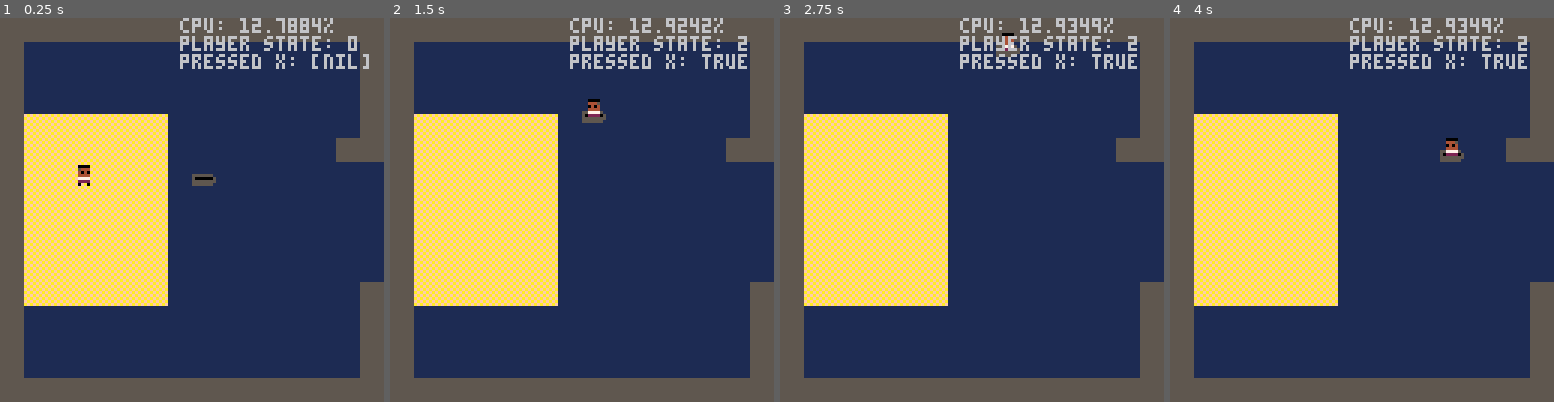
Above: before the commit, frames 1-4 (left to right).
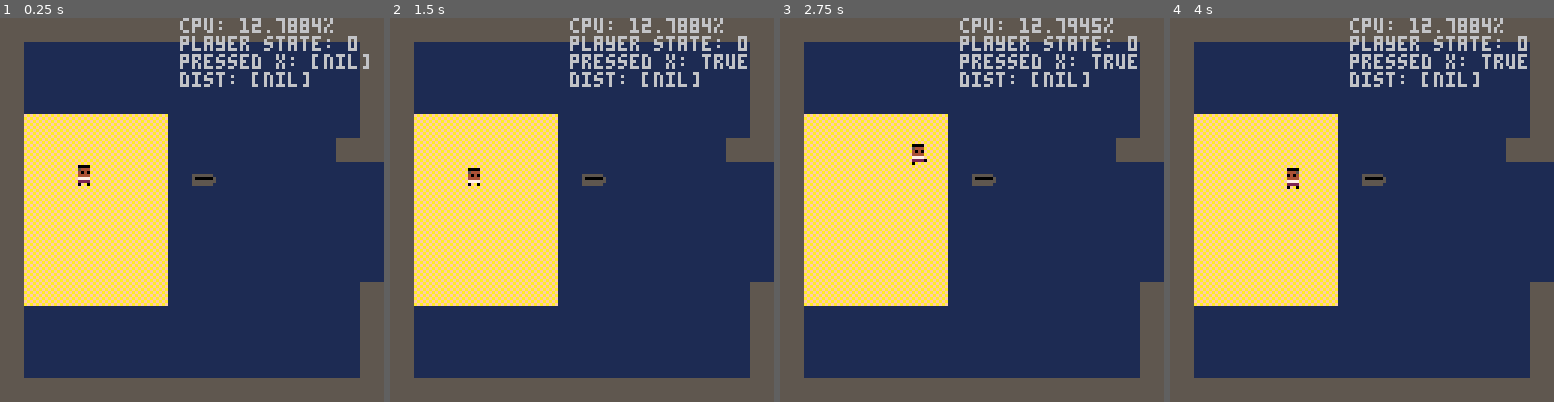
Above: after the commit, the same moments.

Repository: frojo/pico8
Game: PICO-8 cartridge carts/adventure.p8
Two runs of this game, one before a commit and one after it. Both use one fixed random seed, a clock stepped at 60 frames per second and the inputs below.
Inputs:
- Up to frame 1 (0.25 s): no input
- Up to frame 2 (1.5 s): tap X (X key) at 0.33, 1.07 s; tap O (Z key) at 0.7 s
- Up to frame 3 (2.75 s): hold Right 1.6-2.1 s; tap O (Z key) at 1.7, 2.1, 2.5 s; tap X (X key) at 1.85 s; hold Up 2.15-2.42 s; hold Right from 2.47 s (still down)
- Up to frame 4 (4 s): tap O (Z key) at 2.9, 3.3, 3.7 s; tap X (X key) at 2.97 s; release Right at 3.03 s; hold Left 3.08-3.58 s; hold Down 3.63-3.97 s

The runs differ from the first frame. In frame 1, 0.5% of the frame differs, in the area x 46-81%, y 14-18%; in frame 2, 1.2%, in the area x 20-93%, y 0-44%; in frame 3, 1.1%; in frame 4, 1.2%.

Commit message:
have to be close to boat to board

Diff:
--- a/carts/adventure.p8
+++ b/carts/adventure.p8
@@ -77,6 +77,7 @@
 		-- print("               sprite idx: "..tostr(curr_sprite_idx))
 		print("               player state: "..tostr(players[1].state))
 		print("               pressed x: "..tostr(pressed_x))
+		print("               dist: "..tostr(dists))
 		-- print("               cellx: "..tostr(cellx))
 		-- print("               celly: "..tostr(celly))
 		-- print("               player x: "..tostr(players[1].x))
@@ -118,6 +119,12 @@
 	return x / 8, y / 8
 end
 
+function dist(x1, y1, x2, y2)
+	local dx = x2 - x1
+	local dy = y2 - y1
+	return sqrt(dx*dx + dy*dy)
+end
+
 function update_player(player)
 	-- if swimming or standing
 	if player.state == 0 or player.state == 1 then
@@ -137,11 +144,13 @@
 		if btnp(5, pnum) then
 			pressed_x = true
 			-- todo: check that is close enough to rowboat
-			player.x = boat.x
-			player.y = boat.y
-			player.state = 2
-			boat.hidden = true
-			-- i like the idea of momentum carrying over
+			if dist(player.x, player.y, boat.x, boat.y) < 8 then
+				player.x = boat.x
+				player.y = boat.y
+				player.state = 2
+				boat.hidden = true
+				-- i like the idea of momentum carrying over
+			end
 		end
 	end
 
